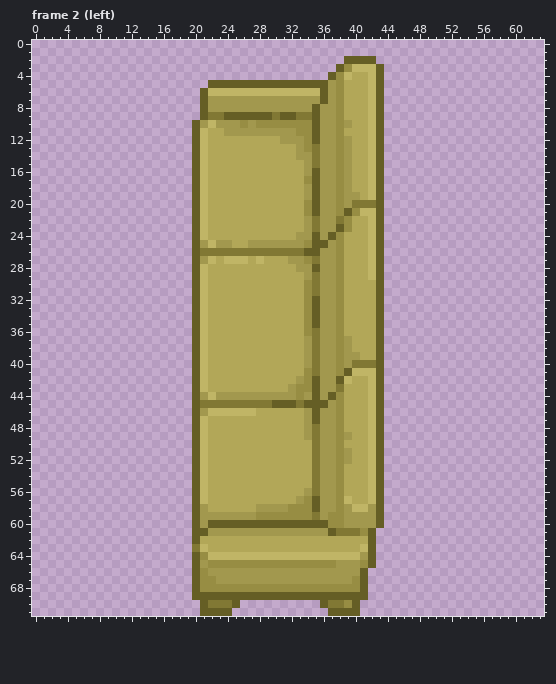
Edited in one commit: pixel-art file (art/furniture/purple/green_couch.aseprite). The picture above is the old version.
64x72 pixels, 3 frames. Shown: frame 2 (left). The commit also changed other frames, which this record leaves out.
Once edited:
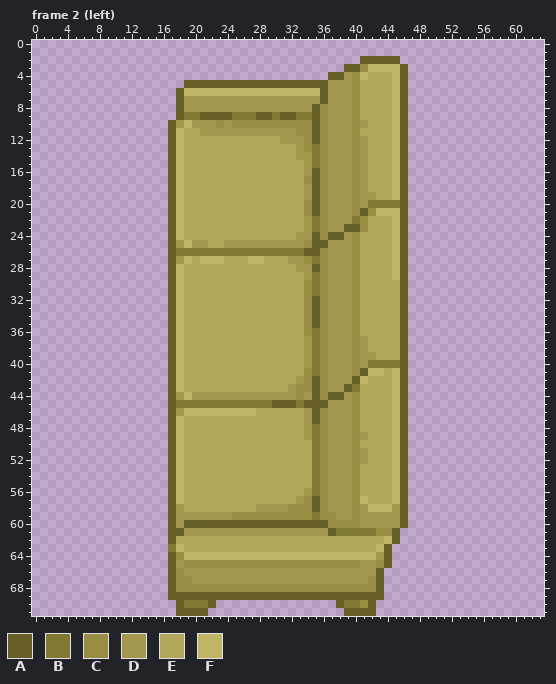
Palette (. is transparent): A #655e25  B #817834  C #978d43  D #a2984e  E #b2a758  F #c0b566
From old to new:
Changed rows in their new state; - is an unchanged pixel.
Frame 2 (left):
first column x 17:
 2 ----------------------..--AAA-
 3 ---------------------.AAC-FFFA
 4 ---------------------ADCFEEEFA
 5 --AAA----------------DDC-EEEFA
 6 -AFFF----------------DDC-EEEFA
 7 -ADDD----------------DDC-EEEFA
 8 -ADDD--------------C-DDC-EEEFA
 9 -ABB-AA-BBB--------C-DDC-EEEFA
10 ADFD-DC-C-C--------C-D-CDEEEFA
11 AFEEDDD------------C-DDC-EEEFA
12 AFEEE--------------C-D-CDEEEFA
13 AFEEE--------------C-D-CDEEEFA
14 AFEEE--------------C-D-CDEEEFA
15 AFEEE--------------C-D-CDEEEFA
16 AFEEE--------------C-D-CDEEEFA
17 AFEEE--------------C-D-CDEEEFA
18 AFEEE--------------C-D-CDEEEFA
19 AFEEE--------------C-D-CDDEEFA
20 AFEEE--------------C-D-CD-BBBA
21 AFEEE--------------C-DD-ACFFFA
22 AFEEE--------------C-DDBCEEEFA
23 AFEEE--------------C-DAACEEEFA
24 AFEEE--------------C-ADC-EEEFA
25 ADFD-EE-DD-----------DDC-EEEFA
26 ABBB---------------C-DDC-EEEFA
27 ADFEF-FEEEF--------C-DDC-EEEFA
28 AFEEE--------------C-DDC-EEEFA
29 AFEEE--------------C-DDC-EEEFA
30 AFEEE--------------C-DDC--EEEA
31 AFEEE--------------C-DDC--EEEA
32 AFEEE--------------C-DDC--EEEA
33 AFEEE--------------C-DDC--EEEA
34 AFEEE--------------C-DDC--EEEA
35 AFEEE--------------C-DDC--EEEA
36 AFEEE--------------C-DDC--EEEA
37 AFEEE--------------C-D-CD-EEEA
38 AFEEE--------------C-D-CD-EEEA
39 AFEEE--------------C-D-CDDEEEA
40 AFEEE--------------C-D-CD-BBBA
41 AFEEE--------------C-DDCA-FEFA
42 AFEEE--------------C-DDAFEEEFA
43 AFEEE--------------C-DAB-EEEFA
44 ADFD-D-------------C-ADC-EEEFA
45 ABBB-----------------DDC-EEEFA
46 ADFFF--------------C-DDC-EEEFA
47 AFEEE--------------C-DDC-EEEFA
48 AFEEE--------------C-DDC-EEEFA
49 AFEEE--------------C-D-CDEEEFA
50 AFEEE--------------C-DDC-EEEFA
51 AFEEE--------------C-D-CDEEEFA
52 AFEEE--------------C-D-CDEEEFA
53 AFEEE--------------C-DDC-EEEFA
54 AFEEE--------------C-DDC-EEEFA
55 AFEEE--------------C-DDC-EEEFA
56 AFEEE--------------C-DDC-EEEFA
57 AFEEE--------------C-DDCFEEEFA
58 ADEEE--------------C-D-CDFFFDA
59 ADDD----CCC--------C-D-C--DDDA
60 ADA-A-----------------CC--DDDA
61 AADDD-------------------BBCCA-
62 AEEE---------------------EEFA-
63 BFEEE-------------------EEFA--
64 ACFFF-------------------FFDA--
65 ADCCC----------------CCCDDCA--
66 ACDDD-------------------DDA---
67 ACCDDD-----------------DDCA---
68 ACCC--------------------CCA---
69 AAA----------------------AA---
70 -ABBBA...----------..ABBCA----
71 -AAA-...------------..--AA----
Pixel boxes of the changes (left, top, right, bottom) in both pictures:
changed: (320, 56, 408, 616)
changed: (168, 80, 256, 616)
